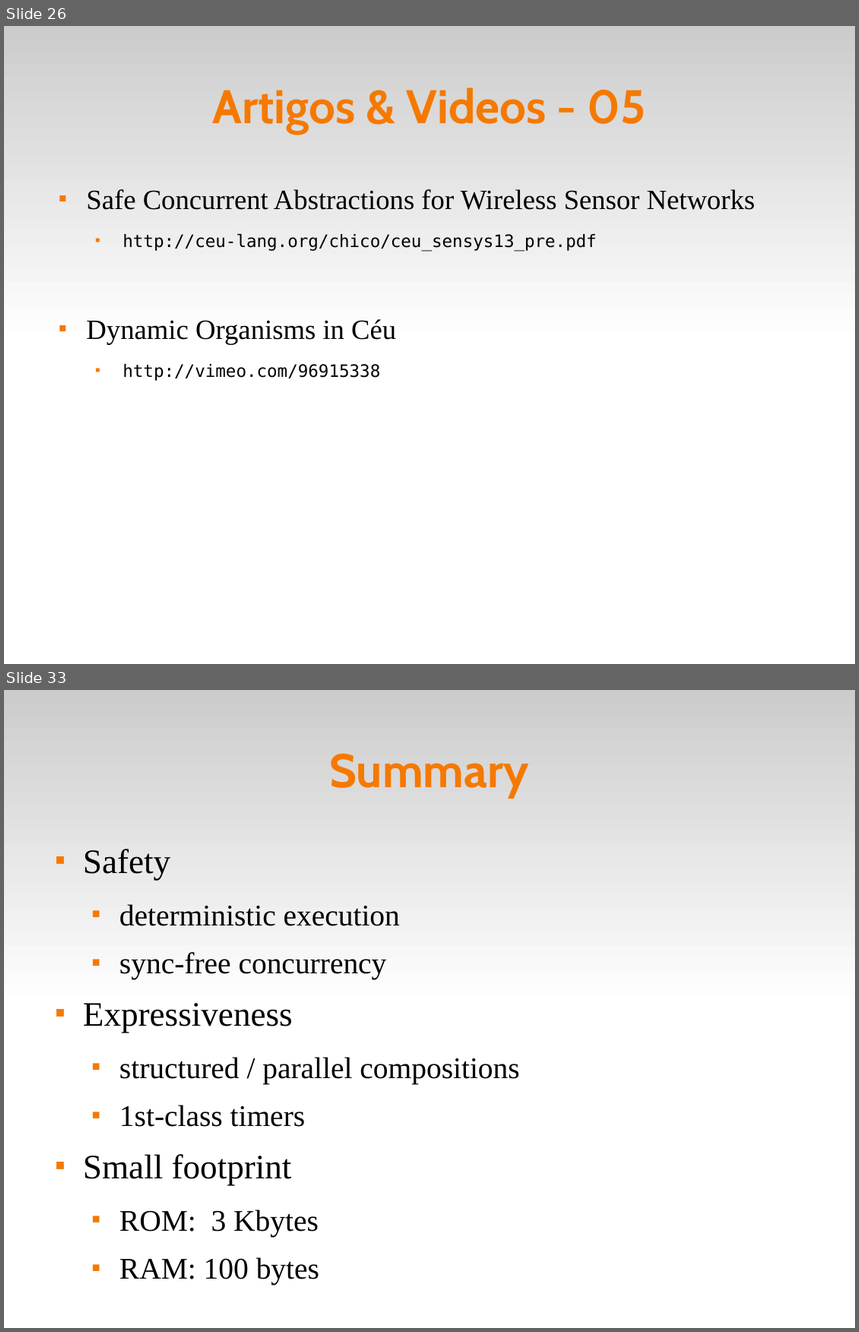
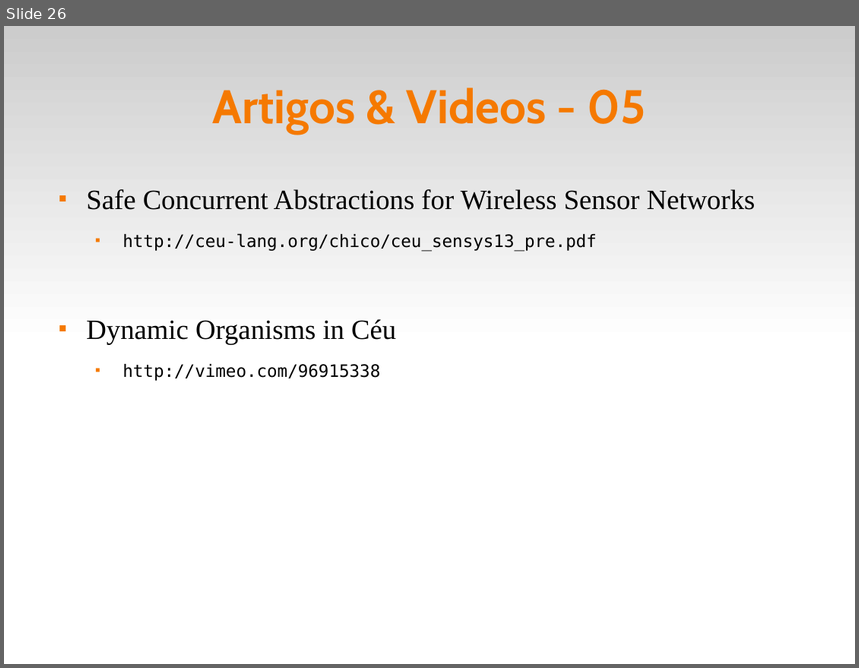
Before and after one commit to fsantanna-uerj/reativos, a slide deck: slides/05_ceu.odp. Shown one above the other, each under a label of ours: slides 26 and 33 before the commit, slide 26 after it; the slides between them are not shown. The pictures are 859x1332 and 859x668 pixels, drawn with LibreOffice and Linux fonts; fonts in the diff are those of the drawing. Boxes give left, top, right and bottom in pixels: in the first picture for what was removed or moved away, otherwise in the second. Text is boxed around its words. In the diff, an @@ line names an element or a change of style, - is before the commit and + after.

```diff
--- a/slides/05_ceu.odp
+++ b/slides/05_ceu.odp
@@ slide 33 removed at bbox=[4, 690, 855, 1328], background #FFFFFF; not listed: 1 template element that a slide beside it also shows @@
@@ title removed at bbox=[329, 753, 529, 798] @@
-Summary
@@ text removed at bbox=[83, 849, 519, 1286] @@
-■ Safety
-  ■ deterministic execution
-  ■ sync-free concurrency
-■ Expressiveness
-  ■ structured / parallel compositions
-  ■ 1st-class timers
-■ Small footprint
-  ■ ROM: 3 Kbytes
-  ■ RAM: 100 bytes
```
Also in this commit, not shown: 17 other slides removed, 5 other files.
